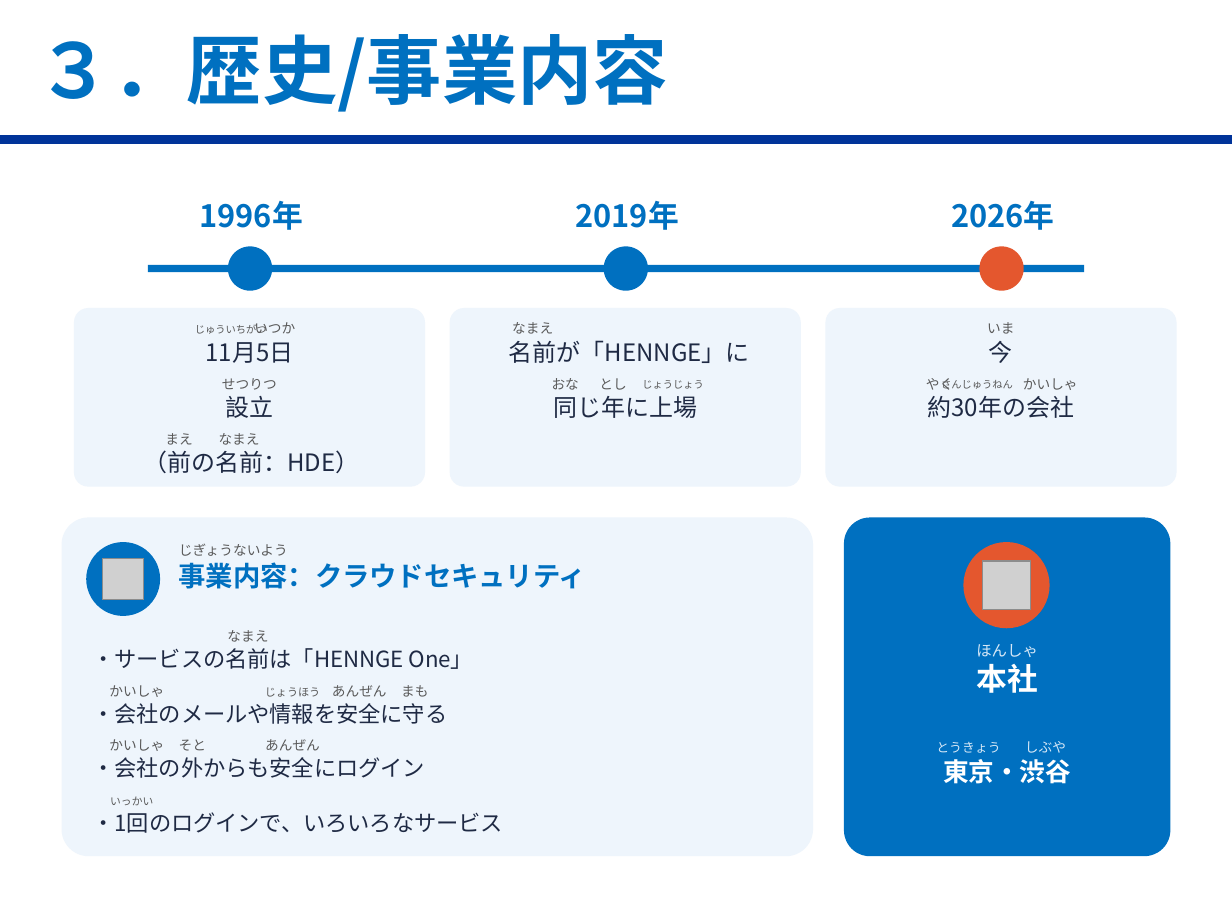
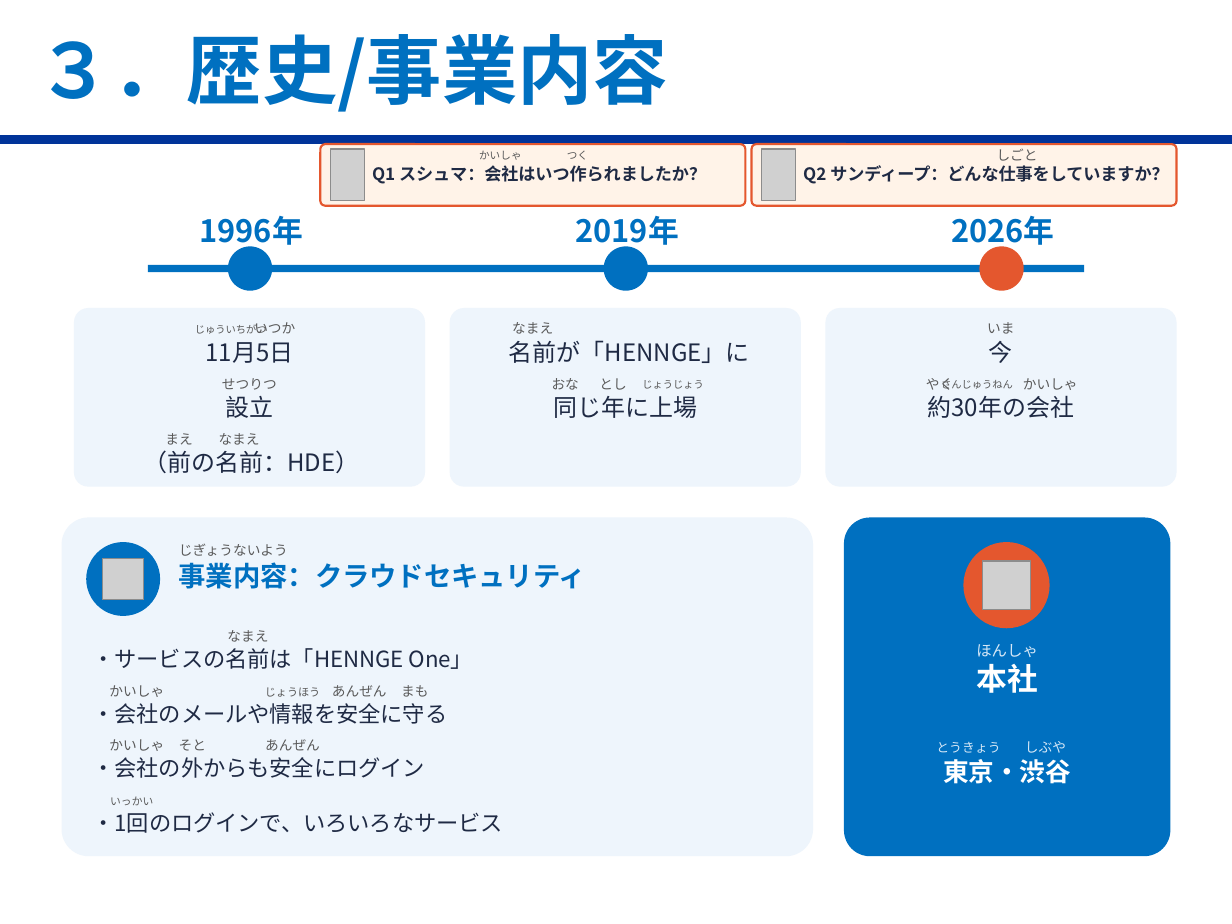
Before and after one commit to ramazandogna/pixel-powerpoint, a slide deck: slide 4 of 企業研究_HENNGE_第1回-1.pptx. Drawn at 1232x924 pixels with LibreOffice and Linux fonts; fonts in the diff are those of the drawing; grey boxes stand for pictures; background and template pictures are left out. Boxes give left, top, right and bottom in pixels: in the first picture for what was removed or moved away, otherwise in the second. Text is boxed around its words. In the diff, an @@ line names an element or a change of style, - is before the commit and + after.

```diff
--- a/企業研究_HENNGE_第1回-1.pptx
+++ b/企業研究_HENNGE_第1回-1.pptx
@@ rounded rectangle added at bbox=[320, 144, 745, 206], fill #FFF3E8, outline #E4572E 1.25 pt @@
@@ picture added at bbox=[330, 149, 365, 201] @@
@@ rounded rectangle added at bbox=[752, 144, 1177, 206], fill #FFF3E8, outline #E4572E 1.25 pt @@
@@ picture added at bbox=[761, 149, 796, 201] @@
@@ text added at bbox=[997, 149, 1038, 161], 8 pt, text #595959 @@
+しごと
@@ text added at bbox=[372, 165, 706, 184], 10 pt, text #1F2A44, bold @@
+Q1 スシュマ：会社はいつ作られましたか？
@@ text added at bbox=[479, 151, 522, 160], 6.2 pt, text #595959 @@
+かいしゃ
@@ text added at bbox=[567, 151, 588, 160], 6.2 pt, text #595959 @@
+つく
@@ text added at bbox=[803, 165, 1168, 184], 10 pt, text #1F2A44, bold @@
+Q2 サンディープ：どんな仕事をしていますか？
@@ 3 texts: place and size @@
-3 texts at bbox=[200, 201, 1055, 230]
+3 texts at bbox=[200, 216, 1055, 251]
```
Also in this commit, not shown: 3 other slides changed, 2 other files.
